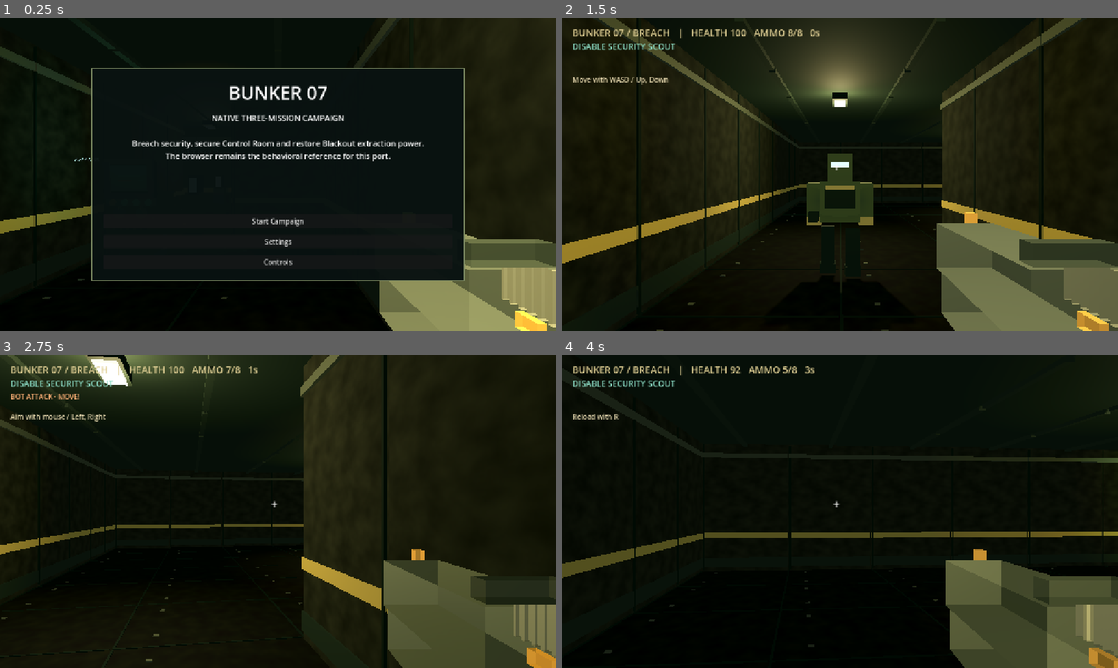
Above: before the commit, frames 1-4 (two rows, left to right).
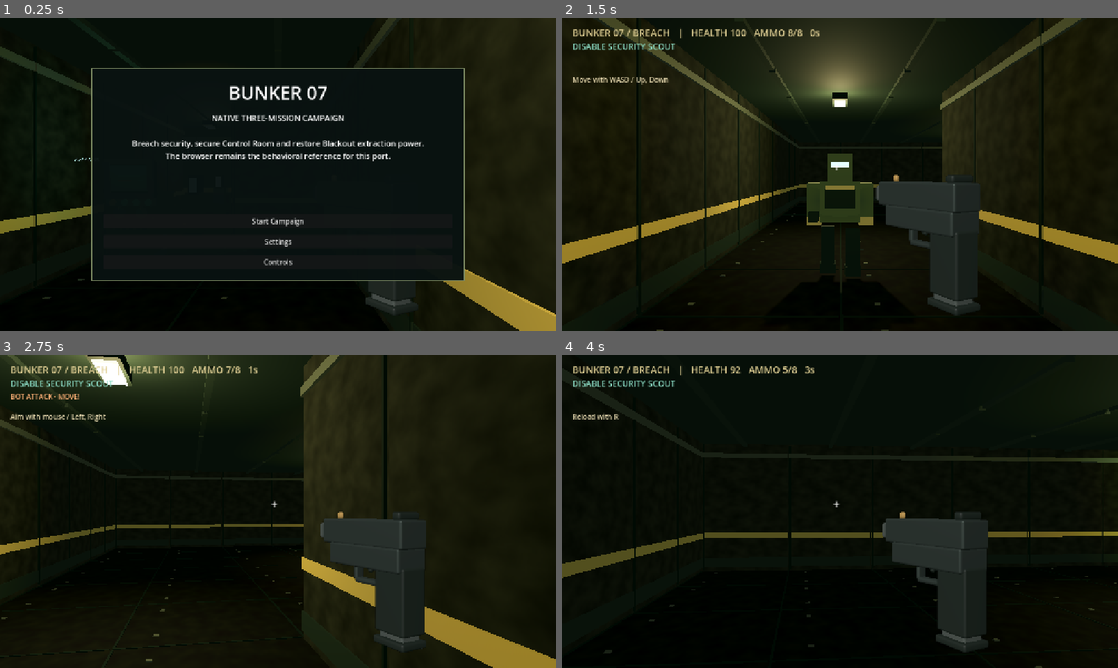
Above: after the commit, the same moments.

Repository: Jnoble555/bunker-07
Game: Godot game, scene res://scenes/control_room.tscn
The game is run twice, just before and just after one commit, with the same random seed, the same clock (stepped at 60 frames per second) and the same inputs.
Inputs (mouse positions are in pixels of both pictures, inside the frame that each line leads up to):
- Up to frame 1 (0.25 s): no input
- Up to frame 2 (1.5 s): click "Start Campaign" at 0.5 s; click "Deploy" at 1.25 s
- Up to frame 3 (2.75 s): tap Enter at 2 s; move the mouse to (305, 511) at 2.02 s; hold W (move_forward) from 2.03 s (still down); tap Space (fire) at 2.1 s; click (305, 511) at 2.17 s; tap E (interact) at 2.3 s
- Up to frame 4 (4 s): keep holding W (move_forward); move the mouse to (812, 511) at 2.77 s; tap E (interact) at 2.85, 3.8 s; click (812, 511) at 2.92 s; tap Space (fire) at 3.05, 3.6 s; move the mouse to (851, 505) at 3.52 s; click (851, 505) at 3.67 s

The runs differ from the first frame. In frame 1, 7.3% of the frame differs, in the area x 65-100%, y 69-100%; in frame 2, 13%; in frame 3, 11%; in frame 4, 13%, in the area x 57-100%, y 50-100%.

Commit message:
Polish sidearm framing materials and depth rendering

Diff:
--- a/godot/scenes/security_sidearm.gd
+++ b/godot/scenes/security_sidearm.gd
@@ -25,8 +25,8 @@
 			var material = node.get_active_material(i)
 			if material is StandardMaterial3D:
 				var copy := material.duplicate() as StandardMaterial3D
-				copy.no_depth_test = true
-				copy.render_priority = 100
+				copy.no_depth_test = false
+				copy.render_priority = 0
 				node.set_surface_override_material(i, copy)
 	for child in node.get_children():
 		_prepare(child)
@@ -37,7 +37,8 @@
 	var drop := 0.0
 	if reload_left > 0:
 		var progress := 1.0 - reload_left / 0.8
-		drop = sin(clampf((progress - 0.12) / 0.76, 0, 1) * PI) * 0.22
-	magazine.position = magazine_home + Vector3(0, -drop, 0)
-	base.position = base_home + Vector3(0, -drop, 0)
-	rotation.x = kick * 0.12
+		drop = sin(clampf((progress - 0.12) / 0.76, 0, 1) * PI) * 0.075
+	magazine.position = magazine_home + Vector3(-drop * 0.8, -drop, 0)
+	base.position = base_home + Vector3(-drop * 0.8, -drop, 0)
+	var reload_pose := sin((1.0 - reload_left / 0.8) * PI) if reload_left > 0 else 0.0
+	rotation = Vector3(kick * 0.12, 0.5 + reload_pose * 0.3, -reload_pose * 0.4)
--- a/godot/scripts/player.gd
+++ b/godot/scripts/player.gd
@@ -30,15 +30,16 @@
 	camera.current = true
 	add_child(camera)
 	weapon = preload("res://scenes/security_sidearm.tscn").instantiate()
-	camera.add_child(weapon)
-	weapon.position = Vector3(0.18, -0.16, -0.43)
+	_make_weapon_view(weapon)
+	weapon.scale = Vector3.ONE * 0.65
+	weapon.position = Vector3(0.14, -0.07, -0.65)
 	muzzle = _add_weapon_box(Vector3(0.10, 0.10, 0.06), Vector3(0, 0.055, -0.20), Color("ffce72"))
 	var glow := StandardMaterial3D.new()
 	glow.albedo_color = Color("ffe0a0")
 	glow.emission_enabled = true
 	glow.emission = Color("ffc564")
 	glow.emission_energy_multiplier = 3.0
-	glow.no_depth_test = true
+	glow.no_depth_test = false
 	glow.render_priority = 100
 	muzzle.material_override = glow
 	muzzle_light = OmniLight3D.new()
@@ -59,7 +60,7 @@
 	material.albedo_color = color
 	material.roughness = 0.65
 	# Viewmodel overlays the world like the reference weapon; it is never a collider.
-	material.no_depth_test = true
+	material.no_depth_test = false
 	material.render_priority = 100
 	instance.material_override = material
 	instance.position = at
@@ -72,7 +73,7 @@
 	rotation = Vector3(0, -PI / 2, 0)
 	velocity = Vector3.ZERO
 	if weapon:
-		weapon.position = Vector3(0.18, -0.16, -0.43)
+		weapon.position = Vector3(0.14, -0.07, -0.65)
 		muzzle.visible = false
 		muzzle_light.light_energy = 0
 		weapon.pose(0, 0)
@@ -93,13 +94,52 @@
 	var direction := global_basis * Vector3(input.x, 0, input.y)
 	velocity = direction * SPEED
 	move_and_slide()
-	# A .8s reload lowers then restores the weapon; pause freezes this pose.
+	# Raise the sidearm during the existing .8s reload so the magazine stays visible.
 	var reload_offset: float = 0.0
 	if controller.reload_remaining > 0:
 		var progress: float = 1.0 - controller.reload_remaining / 0.8
-		reload_offset = (progress / 0.25 if progress < 0.25 else (1.0 - progress) / 0.75) * 0.24
+		reload_offset = (progress / 0.25 if progress < 0.25 else (1.0 - progress) / 0.75) * -0.07
 	var sway: float = sin(controller.elapsed * 10) * 0.012 if input.length() > 0 else 0.0
-	weapon.position = Vector3(0.18 + sway, -0.16 - reload_offset, -0.43 + controller.flash * 0.8)
+	weapon.position = Vector3(0.14 + sway, -0.07 - reload_offset, -0.65 + controller.flash * 0.8)
 	weapon.pose(controller.flash, controller.reload_remaining)
 	muzzle.visible = controller.flash > 0
 	muzzle_light.light_energy = 1.3 if controller.flash > 0 else 0.0
+
+func _make_weapon_view(model: Node3D) -> void:
+	# Separate depth buffer prevents world-wall clipping without breaking self-occlusion.
+	var viewport := SubViewport.new()
+	viewport.name = "WeaponViewport"
+	viewport.size = Vector2i(1280, 720)
+	viewport.transparent_bg = true
+	viewport.own_world_3d = true
+	viewport.render_target_update_mode = SubViewport.UPDATE_ALWAYS
+	add_child(viewport)
+	var view_camera := Camera3D.new()
+	view_camera.fov = camera.fov
+	view_camera.keep_aspect = camera.keep_aspect
+	view_camera.near = 0.02
+	viewport.add_child(view_camera)
+	view_camera.current = true
+	view_camera.add_child(model)
+	var environment := WorldEnvironment.new()
+	var lighting := Environment.new()
+	lighting.background_mode = Environment.BG_CLEAR_COLOR
+	lighting.ambient_light_source = Environment.AMBIENT_SOURCE_COLOR
+	lighting.ambient_light_color = Color("c0c7c2")
+	lighting.ambient_light_energy = 0.65
+	environment.environment = lighting
+	viewport.add_child(environment)
+	var key := DirectionalLight3D.new()
+	key.rotation_degrees = Vector3(-35, -35, 0)
+	key.light_energy = 0.85
+	viewport.add_child(key)
+	var overlay := CanvasLayer.new()
+	overlay.layer = 0
+	add_child(overlay)
+	var image := TextureRect.new()
+	image.texture = viewport.get_texture()
+	image.set_anchors_and_offsets_preset(Control.PRESET_FULL_RECT)
+	image.mouse_filter = Control.MOUSE_FILTER_IGNORE
+	image.expand_mode = TextureRect.EXPAND_IGNORE_SIZE
+	image.stretch_mode = TextureRect.STRETCH_SCALE
+	overlay.add_child(image)
--- a/godot/tests/weapon_visual.gd
+++ b/godot/tests/weapon_visual.gd
@@ -19,19 +19,25 @@
 	await frames(5)
 	Input.action_release("move_forward")
 	await shot("movement")
-	game.request_action("fire")
-	await frames(2)
+	game.shoot()
+	game._update_hud()
+	# Hold the controller-triggered firing state for a reliable GPU capture.
+	paused = true
+	game.player.weapon.pose(game.flash, 0)
+	game.player.muzzle.visible = true
+	game.player.muzzle_light.light_energy = 1.3
 	await shot("firing")
+	paused = false
 	await frames(15)
 	game.request_action("reload")
-	await frames(12)
+	await frames(24)
 	await shot("reload-out")
 	var pose: Vector3=game.player.weapon.magazine.position
 	game.set_paused(true)
 	await create_timer(.2,true).timeout
 	assert(game.player.weapon.magazine.position==pose)
 	game.set_paused(false)
-	await frames(12)
+	await frames(18)
 	await shot("reload-in")
 	await frames(35)
 	game.ammo=0
@@ -40,6 +46,28 @@
 	await frames(3)
 	assert(game.ammo==8)
 	await shot("retry")
+	assert(game.player.weapon.magazine.position == game.player.weapon.magazine_home)
+	assert(game.player.weapon.slide.position == game.player.weapon.slide_home)
+	game.mission_index = 0
+	game.start_run()
+	for enemy in game.enemies: enemy.set_physics_process(false)
+	await frames(3)
+	await shot("bright")
+	game.mission_index = 2
+	game.start_run()
+	for enemy in game.enemies: enemy.set_physics_process(false)
+	await frames(3)
+	await shot("dark")
+	game.mission_index = 1
+	game.start_run()
+	for enemy in game.enemies: enemy.set_physics_process(false)
+	game.player.global_position = Vector3(7.4, 0, 15)
+	await frames(3)
+	await shot("interaction")
+	game.player.global_position = Vector3(7, 0, 14.4)
+	game.player.rotation.y = 0
+	await frames(3)
+	await shot("near-wall")
 	print("WEAPON: movement/fire/reload/pause/empty/retry rendered; pause and retry assertions passed")
 	game.queue_free()
 	await create_timer(.2,true).timeout
Binary file changed: godot/assets/weapons/security_sidearm.glb
Not shown, added: godot/tests/weapon_visual.gd.uid
Not shown, changed: assets/source/security-sidearm/security_sidearm.blend
